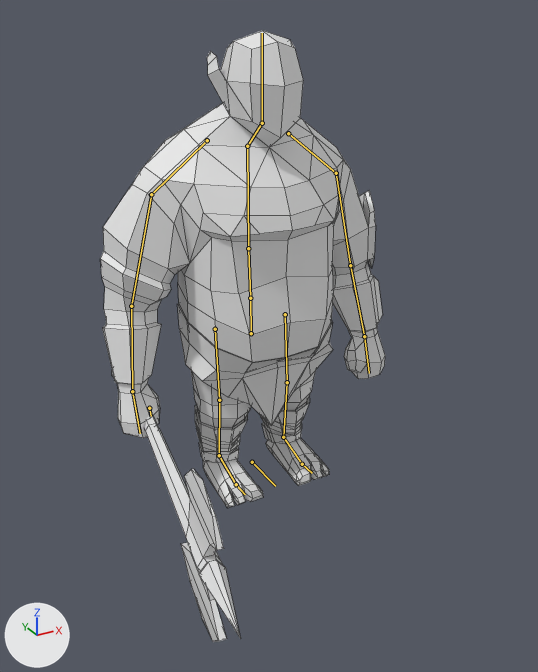
Renders of the Blender file Animations/TrollWalk.blend from each side of a commit.
One viewpoint serves both versions: a 50 mm camera at (-12.8, -24.9, 18.3) aimed at (-1.1, -3.6, 7.7). The lights are fixed; the arrows at lower left show +X, +Y and +Z. The bones that bend it are drawn over the model as lines. Mesh edges are drawn as thin lines.

In view in the first picture: 'Troll'.
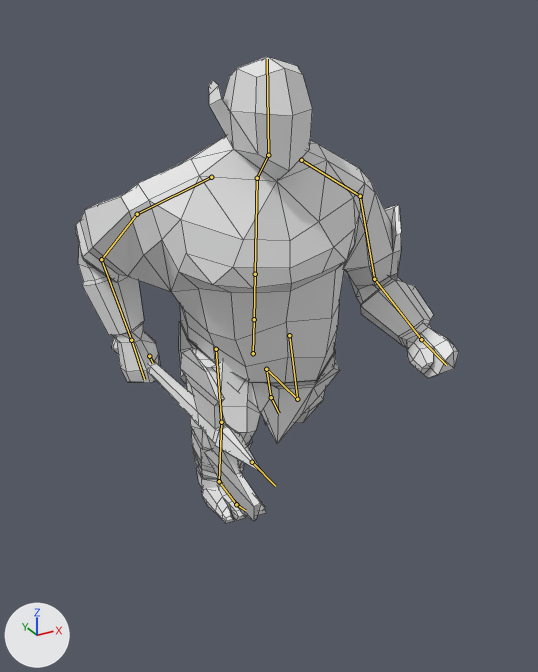
Commit message: Improved troll animations

The newer file adds an action. The first version stands in its rest pose; the second is drawn at frame 0 of the action 'ArmatureAction.001'.

Boxes [x1, y1, x2, y2] around the edits, measured in the pictures (538 x 672 px):
'Troll', posed (34% wider, 24% shorter): before [100, 30, 385, 642]; after [76, 57, 459, 523]
bone 'Hips', root to tip: before (251, 333) to (250, 298); after (253, 353) to (254, 319)
bone 'Stomach', root to tip: before (250, 298) to (248, 248); after (254, 319) to (255, 274)
bone 'Chest', root to tip: before (248, 248) to (247, 146); after (255, 274) to (257, 178)
bone 'Neck', root to tip: before (247, 146) to (262, 123); after (257, 178) to (268, 155)
bone 'Head', root to tip: before (262, 123) to (262, 33); after (268, 155) to (267, 59)
bone 'Shoulder.L', root to tip: before (288, 133) to (336, 173); after (301, 160) to (360, 196)
bone 'LowerArm.L', root to tip: before (350, 265) to (364, 336); after (374, 279) to (421, 339)
bone 'Shoulder.R', root to tip: before (207, 140) to (151, 194); after (211, 177) to (137, 214)
bone 'Shin.R', root to tip: before (219, 400) to (219, 455); after (221, 422) to (219, 481)
bone 'Hand.R.001', root to tip: before (149, 408) to (151, 416); after (149, 356) to (153, 363)

The change, as a list of edits to the scene's bpy script:
```text
Change bone_handik_l:
    where bone_handik_l = bpy.data.objects['Armature'].pose.bones['HandIK.L']  # child of 'Dummy'
    bone_handik_l.location: (0.0, 0.0, 0.0) -> (-0.08, -0.07, -1.99)
    bone_handik_l.rotation_quaternion: (1.0, 0.0, 0.0, 0.0) -> (0.872, -0.488, 0.001, 0.029)  # degrees (0, 0, 0) -> degrees (-58, 2, 3)
Change bone_handik_r:
    where bone_handik_r = bpy.data.objects['Armature'].pose.bones['HandIK.R']  # child of 'Dummy'
    bone_handik_r.location: (0.0, 0.0, 0.0) -> (0.22, -0.89, 0.27)
    bone_handik_r.rotation_quaternion: (1.0, 0.0, 0.0, 0.0) -> (0.981, 0.024, -0.082, -0.082)  # degrees (0, 0, 0) -> degrees (4, -9, -10)
Change bone_hips:
    where bone_hips = bpy.data.objects['Armature'].pose.bones['Hips']  # child of 'Dummy'
    bone_hips.location: (0.0, 0.0, 0.0) -> (-0.13, -0.27, 0.34)
    bone_hips.rotation_quaternion: (1.0, 0.0, 0.0, 0.0) -> (0.998, 0.046, -0.044, 0.002)  # degrees (0, 0, 0) -> degrees (5, -5, 0)
Change bone_stomach:
    where bone_stomach = bpy.data.objects['Armature'].pose.bones['Stomach']  # child of 'Hips'
    bone_stomach.rotation_quaternion: (1.0, 0.0, 0.0, 0.0) -> (0.997, 0.069, -0.042, 0.022)  # degrees (0, 0, 0) -> degrees (8, -5, 2)
Change bone_chest:
    where bone_chest = bpy.data.objects['Armature'].pose.bones['Chest']  # child of 'Stomach'
    bone_chest.rotation_quaternion: (1.0, 0.0, 0.0, 0.0) -> (0.999, 0.002, 0.046, 0.007)  # degrees (0, 0, 0) -> degrees (0, 5, 1)
Change bone_neck:
    where bone_neck = bpy.data.objects['Armature'].pose.bones['Neck']  # child of 'Chest'
    bone_neck.rotation_quaternion: (1.0, 0.0, 0.0, 0.0) -> (0.993, -0.118, 0.013, -0.003)  # degrees (0, 0, 0) -> degrees (-14, 1, 0)
Change bone_head:
    where bone_head = bpy.data.objects['Armature'].pose.bones['Head']  # child of 'Neck'
    bone_head.rotation_quaternion: (1.0, 0.0, 0.0, 0.0) -> (0.998, -0.013, 0.035, -0.043)  # degrees (0, 0, 0) -> degrees (-2, 4, -5)
Change bone_shoulder_l:
    where bone_shoulder_l = bpy.data.objects['Armature'].pose.bones['Shoulder.L']  # child of 'Neck'
    bone_shoulder_l.rotation_quaternion: (1.0, 0.0, 0.0, 0.0) -> (0.999, -0.013, 0.021, -0.031)  # degrees (0, 0, 0) -> degrees (-2, 2, -4)
Change bone_lowerarm_l:
    where bone_lowerarm_l = bpy.data.objects['Armature'].pose.bones['LowerArm.L']  # child of 'Bicep.L'
    bone_lowerarm_l.rotation_quaternion: (1.0, 0.0, 0.0, 0.0) -> (0.994, 0.01, -0.061, -0.091)  # degrees (0, 0, 0) -> degrees (2, -7, -11)
Change bone_shoulder_r:
    where bone_shoulder_r = bpy.data.objects['Armature'].pose.bones['Shoulder.R']  # child of 'Neck'
    bone_shoulder_r.rotation_quaternion: (1.0, 0.0, 0.0, 0.0) -> (0.981, 0.163, 0.045, 0.095)  # degrees (0, 0, 0) -> degrees (19, 3, 12)
Change bone_shin_r:
    where bone_shin_r = bpy.data.objects['Armature'].pose.bones['Shin.R']  # child of 'Thigh.R'
    bone_shin_r.rotation_quaternion: (1.0, 0.0, 0.0, 0.0) -> (0.997, -0.006, 0.063, -0.045)  # degrees (0, 0, 0) -> degrees (-1, 7, -5)
Change bone_legcontrol_l:
    where bone_legcontrol_l = bpy.data.objects['Armature'].pose.bones['LegControl.L']  # child of 'Dummy'
    bone_legcontrol_l.location: (0.0, 0.0, 0.0) -> (0.0, -1.08, 1.86)
    bone_legcontrol_l.rotation_quaternion: (1.0, 0.0, 0.0, 0.0) -> (0.608, -0.482, 0.042, 0.076)  # degrees (0, 0, 0) -> degrees (-76, 12, 5)
Change bone_toecontrol_l:
    where bone_toecontrol_l = bpy.data.objects['Armature'].pose.bones['ToeControl.L']  # child of 'LegControl.L'
    bone_toecontrol_l.rotation_quaternion: (1.0, 0.0, 0.0, 0.0) -> (0.988, 0.148, -0.046, 0.0)  # degrees (0, 0, 0) -> degrees (17, -5, -1)
Change bone_legcontrol_r:
    where bone_legcontrol_r = bpy.data.objects['Armature'].pose.bones['LegControl.R']  # child of 'Dummy'
    bone_legcontrol_r.location: (0.0, 0.0, 0.0) -> (0.58, 1.38, 0.23)
    bone_legcontrol_r.rotation_quaternion: (1.0, 0.0, 0.0, 0.0) -> (0.988, 0.153, -0.022, -0.021)  # degrees (0, 0, 0) -> degrees (18, -2, -3)
Change bone_hand_r_001:
    where bone_hand_r_001 = bpy.data.objects['Armature'].pose.bones['Hand.R.001']  # child of 'Dummy'
    bone_hand_r_001.location: (0.0, 0.0, 0.0) -> (0.28, -0.88, 0.35)
    bone_hand_r_001.rotation_quaternion: (1.0, 0.0, 0.0, 0.0) -> (0.981, -0.136, -0.001, -0.098)  # degrees (0, 0, 0) -> degrees (-16, -2, -11)
```
